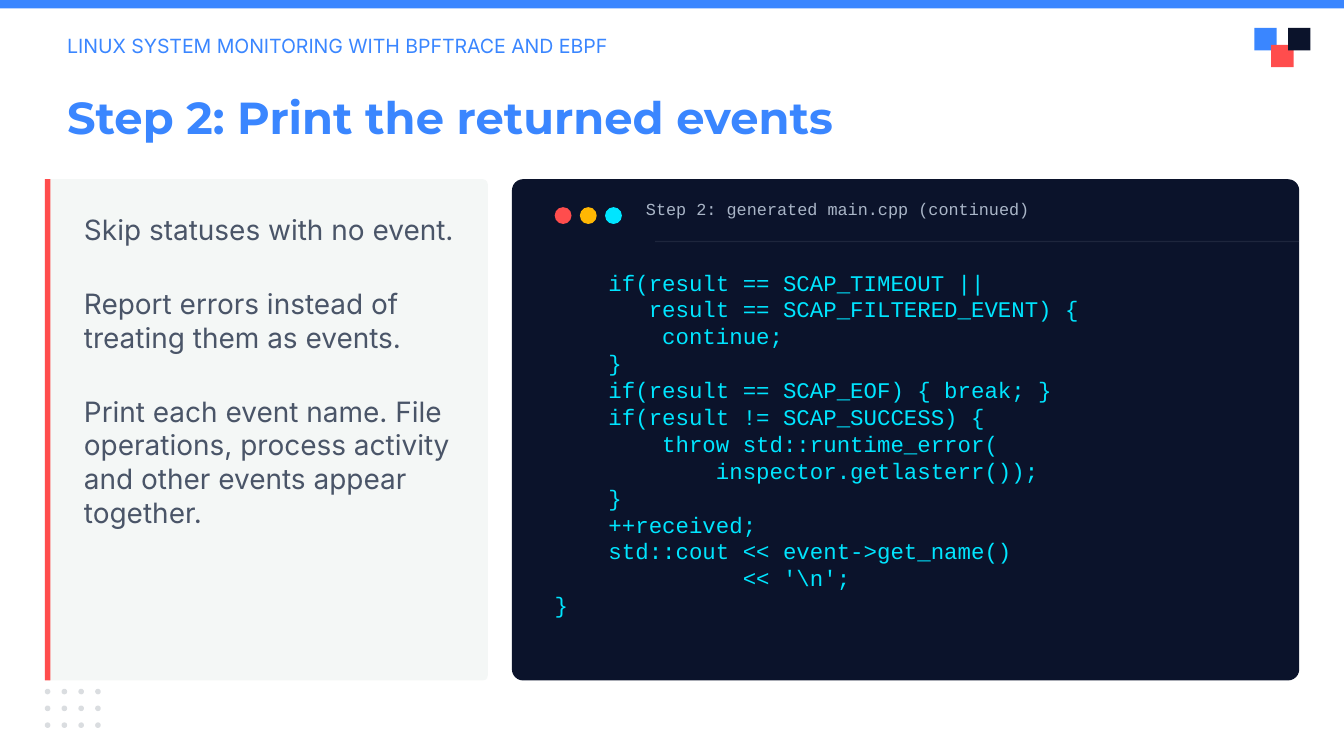
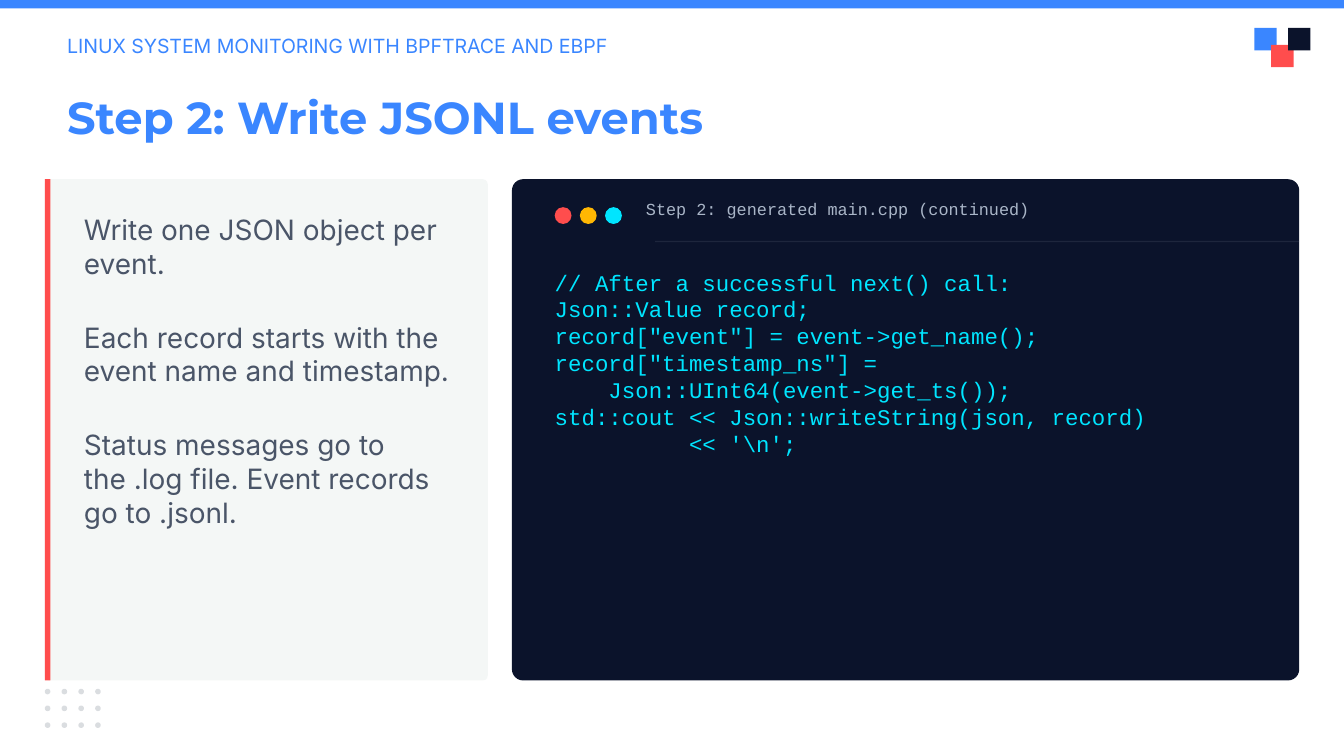
Before and after one commit to julianshalaby-perj/falco-libs-workshop, a slide deck: slide 10 of presentation/falco-libs-intro.pptx. Drawn at 1344x756 pixels with LibreOffice and Linux fonts; fonts in the diff are those of the drawing; background and template pictures are left out. Boxes give left, top, right and bottom in pixels: in the first picture for what was removed or moved away, otherwise in the second. Text is boxed around its words. In the diff, an @@ line names an element or a change of style, - is before the commit and + after.

Commit message:
Teach JSONL capture with separate per-run status logs

```diff
--- a/presentation/falco-libs-intro.pptx
+++ b/presentation/falco-libs-intro.pptx
@@ text at (x1=67, y1=98, x2=703, y2=143): text changed @@
-Step 2: Print the returned events
+Step 2: Write JSONL events
@@ text at (x1=84, y1=219, x2=449, y2=529): text changed @@
-Skip statuses with no event.
-Report errors instead of treating them as events.
-Print each event name. File operations, process activity and other events appear together.
+Write one JSON object per event.
+Each record starts with the event name and timestamp.
+Status messages go to the .log file. Event records go to .jsonl.
@@ text at (x1=555, y1=274, x2=1146, y2=456): paragraph removed @@
-}
@@ text at (x1=555, y1=274, x2=1146, y2=430): text changed @@
-if(result == SCAP_TIMEOUT ||
-result == SCAP_FILTERED_EVENT) {
-continue;
-}
-if(result == SCAP_EOF) { break; }
-if(result != SCAP_SUCCESS) {
-throw std::runtime_error(
-inspector.getlasterr());
-}
-++received;
-std::cout << event->get_name()
+// After a successful next() call:
+Json::Value record;
+record["event"] = event->get_name();
+record["timestamp_ns"] =
+Json::UInt64(event->get_ts());
+std::cout << Json::writeString(json, record)
```
Also in this commit, not shown: 6 other slides changed.
